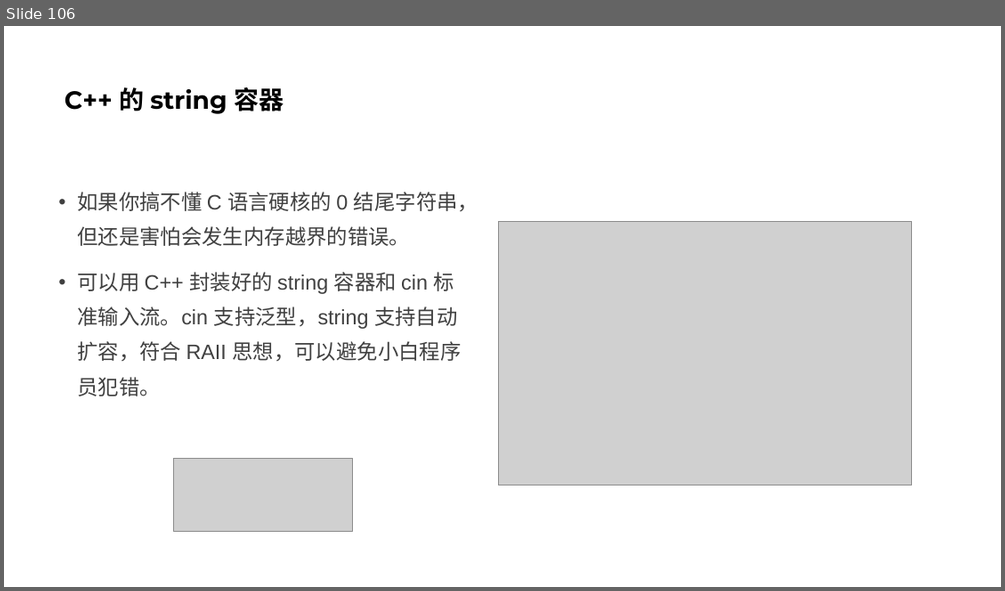
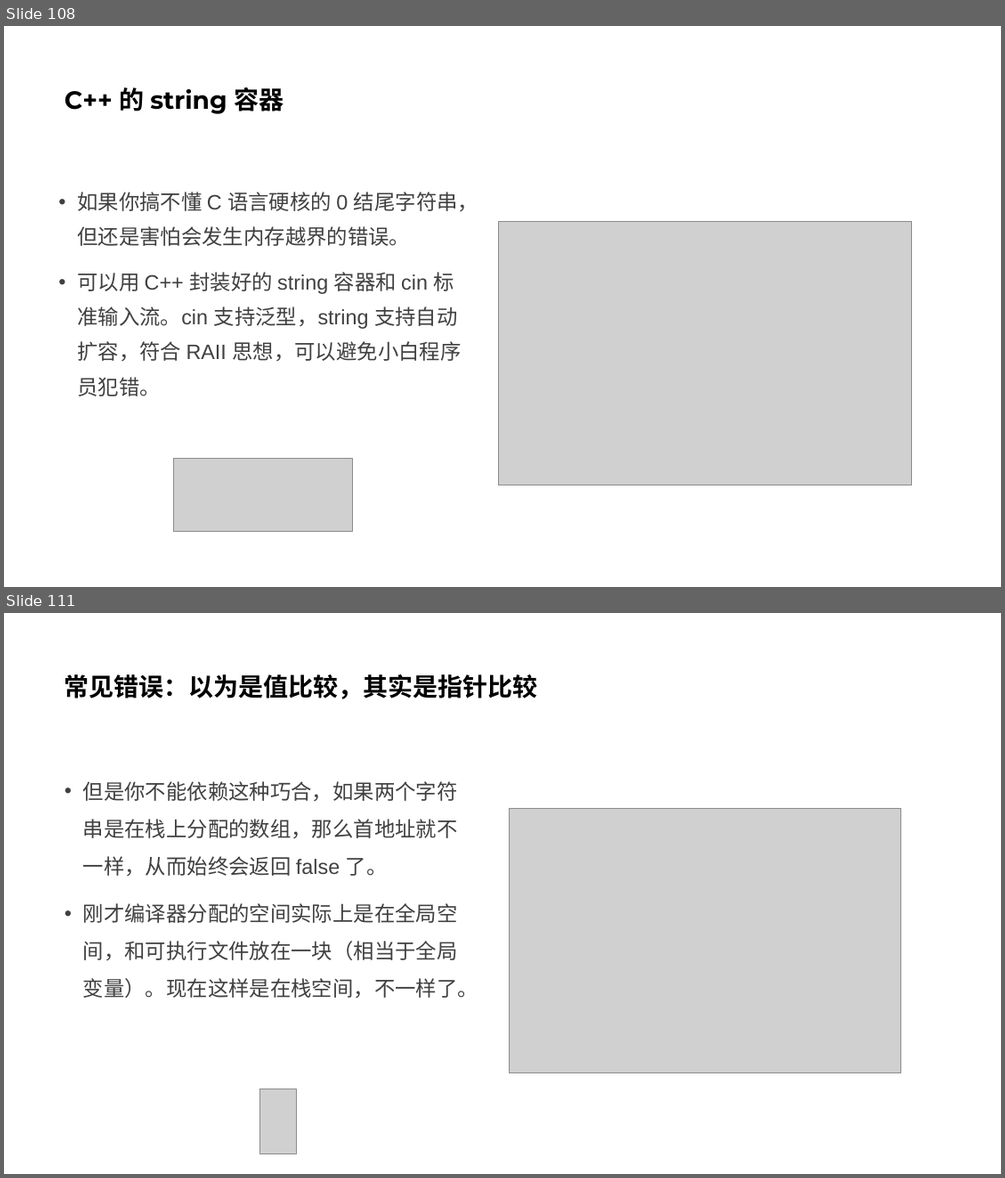
Before and after one commit to parallel101/course, a slide deck: 12/slides.pptx. Shown one above the other, each under a label of ours: slide 106 before the commit, slides 108 and 111 after it; the slides between them are not shown. The pictures are 1005x591 and 1005x1178 pixels, drawn with LibreOffice and Linux fonts; fonts in the diff are those of the drawing; grey boxes stand for pictures. Boxes give left, top, right and bottom in pixels: in the first picture for what was removed or moved away, otherwise in the second. Text is boxed around its words. In the diff, an @@ line names an element or a change of style, - is before the commit and + after.

```diff
--- a/12/slides.pptx
+++ b/12/slides.pptx
@@ slide 111 added at (x1=4, y1=613, x2=1001, y2=1174), background #FFFFFF @@
@@ title added at (x1=65, y1=674, x2=538, y2=699), 24 pt, text #000000, bold @@
+常见错误：以为是值比较，其实是指针比较
@@ text added at (x1=83, y1=781, x2=478, y2=997), 20 pt, text #404040 @@
+• 但是你不能依赖这种巧合，如果两个字符串是在栈上分配的数组，那么首地址就不一样，从而始终会返回 false 了。
+• 刚才编译器分配的空间实际上是在全局空间，和可执行文件放在一块（相当于全局变量）。现在这样是在栈空间，不一样了。
@@ picture added at (x1=510, y1=808, x2=900, y2=1073) @@
@@ picture added at (x1=259, y1=1088, x2=297, y2=1153) @@
@@ what was slide 106 is now slide 108 @@
```
Also in this commit, not shown: 2 slides changed, 5 other slides added, 12 other files.
